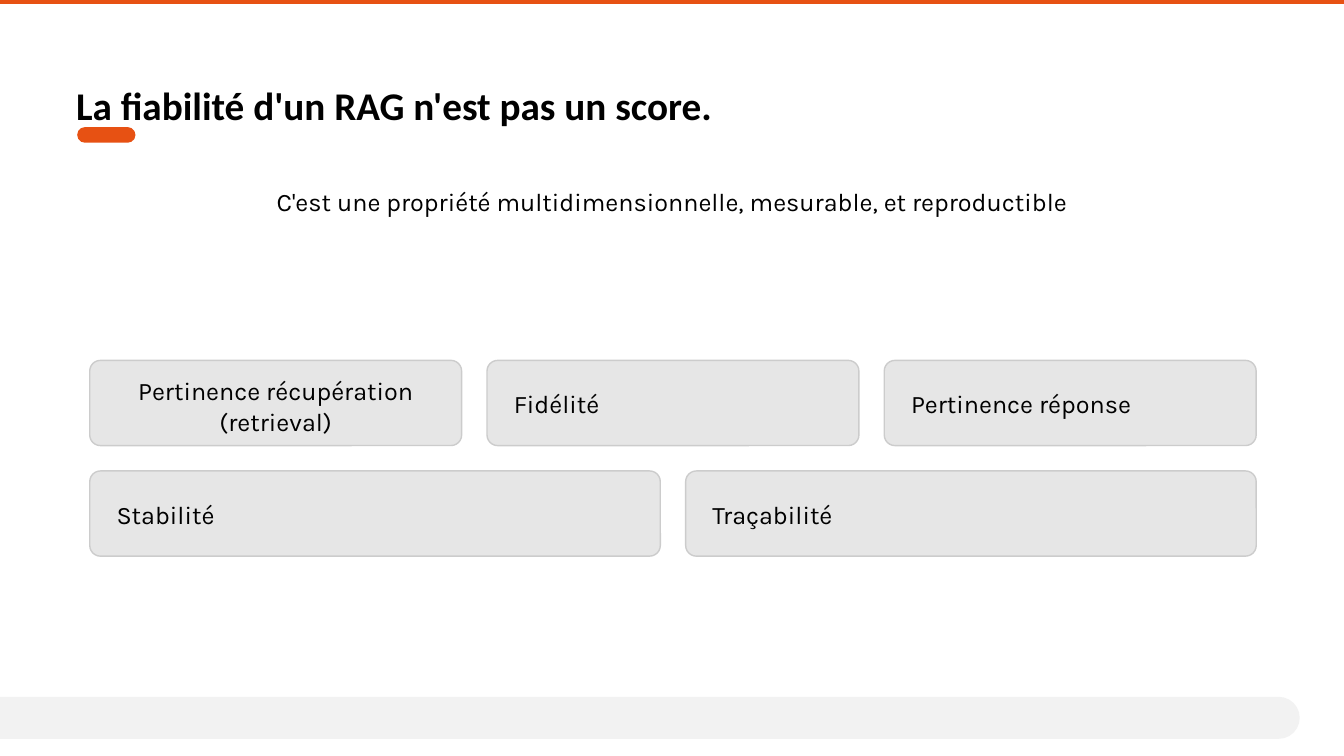
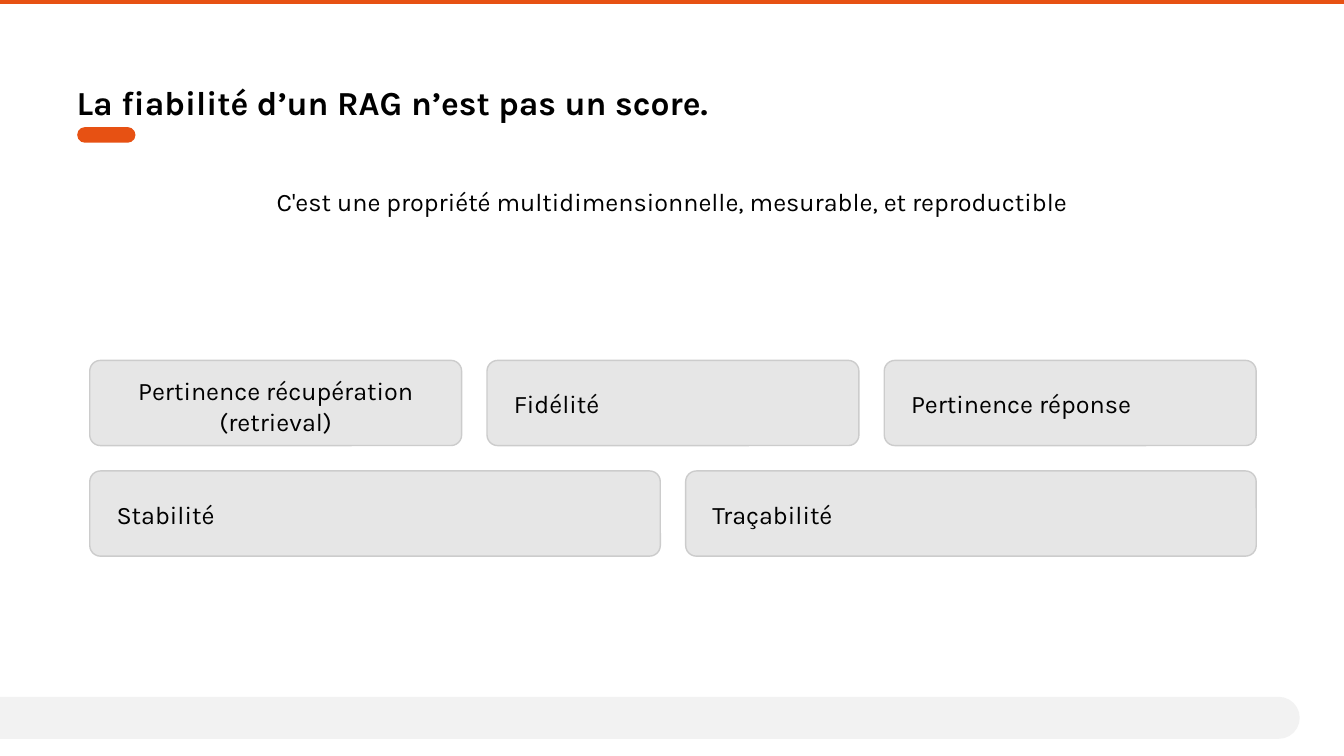
Before and after one commit to AurelienLELEU/memoire, a slide deck: slide 4 of Évaluer la cohérence et la fiabilité d'un système RAG en contexte industriel critique.pptx. Drawn at 1344x756 pixels with LibreOffice and Linux fonts; fonts in the diff are those of the drawing. Boxes give left, top, right and bottom in pixels: in the first picture for what was removed or moved away, otherwise in the second. Text is boxed around its words. In the diff, an @@ line names an element or a change of style, - is before the commit and + after.

```diff
--- a/Évaluer la cohérence et la fiabilité d'un système RAG en contexte industriel critique.pptx
+++ b/Évaluer la cohérence et la fiabilité d'un système RAG en contexte industriel critique.pptx
@@ text at box(77, 88, 708, 123): text changed; size 28 to 24 pt; font Calibri to Karla @@
-La fiabilité d'un RAG n'est pas un score.
+La fiabilité d’un RAG n’est pas un score.
```
Also in this commit, not shown: 12 other slides changed.
